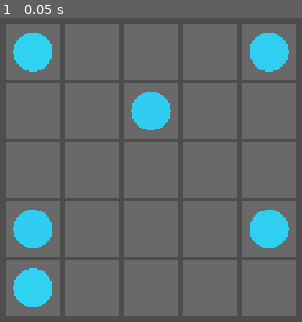
Above: before the commit, frame 1.
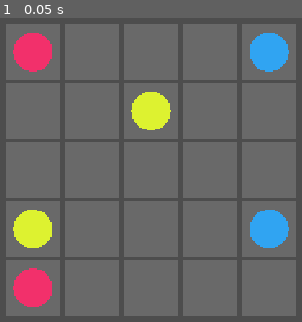
Above: after the commit, the same moment.

Repository: Vikociraptor/can_i_unsend
Game: Godot game, scene res://Scenes/FlowGameTest.tscn
Two runs of this game, one before a commit and one after it. Both use one fixed random seed, a clock stepped at 60 frames per second and the inputs below. This scene is started directly instead of the project's main scene.
Inputs:
- Up to frame 1 (0.05 s): no input

The runs differ from the first frame. In frame 1, 7.8% of the frame differs, in the area x 4-96%, y 4-96%.

Commit message:
Fixed colour bug

Diff:
--- a/Scripts/Flow/flow_grid.gd
+++ b/Scripts/Flow/flow_grid.gd
@@ -48,9 +48,10 @@
 	var lastCell = Vector2(layout[0].length() - 1, layout.size() - 1)
 	camera.position = lastCell * step / 2.0
 
-# Hashes the character into a hue, so the same character always gets the same colour.
+# Turns the character's code into a hue, so the same character always gets the same colour.
+# Multiplying by the golden ratio spreads neighbouring characters (a, b, c...) far apart on the colour wheel.
 func colour_for(c: String) -> Color:
-	var hue = posmod(hash(c), 360) / 360.0
+	var hue = fmod(c.unicode_at(0) * 0.618034, 1.0)
 	return Color.from_hsv(hue, 0.8, 0.95)
 
 # Draws every cell of the grid, then a circle on each dot.
